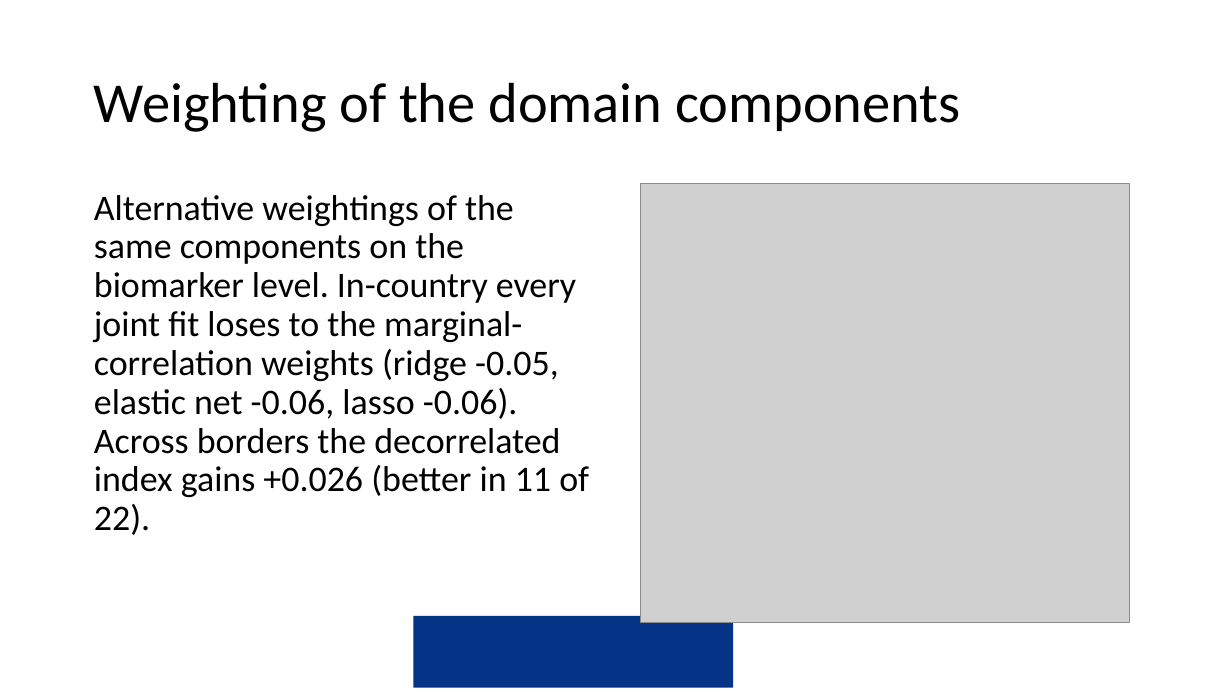
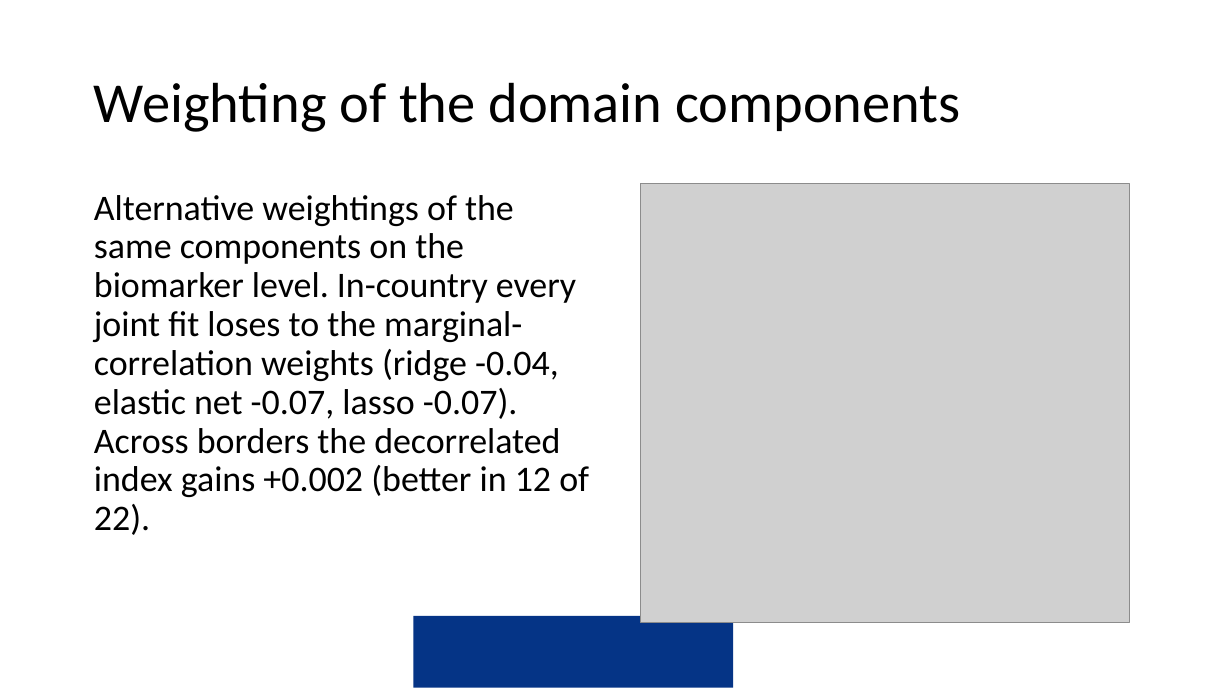
Before and after one commit to amertens/mn-prediction, a slide deck: slide 20 of docs/slides/MN-proxy-Ghana-presentation-2026-09.pptx. Drawn at 1232x693 pixels with LibreOffice and Linux fonts; fonts in the diff are those of the drawing; grey boxes stand for pictures; background and template pictures are left out. Boxes give left, top, right and bottom in pixels: in the first picture for what was removed or moved away, otherwise in the second. Text is boxed around its words. In the diff, an @@ line names an element or a change of style, - is before the commit and + after.

```diff
--- a/docs/slides/MN-proxy-Ghana-presentation-2026-09.pptx
+++ b/docs/slides/MN-proxy-Ghana-presentation-2026-09.pptx
@@ text at (94,195,589,535): text changed @@
-Alternative weightings of the same components on the biomarker level. In-country every joint fit loses to the marginal-correlation weights (ridge -0.05, elastic net -0.06, lasso -0.06). Across borders the decorrelated index gains +0.026 (better in 11 of 22).
+Alternative weightings of the same components on the biomarker level. In-country every joint fit loses to the marginal-correlation weights (ridge -0.04, elastic net -0.07, lasso -0.07). Across borders the decorrelated index gains +0.002 (better in 12 of 22).
```
Also in this commit, not shown: 21 other slides changed, 19 other files.
